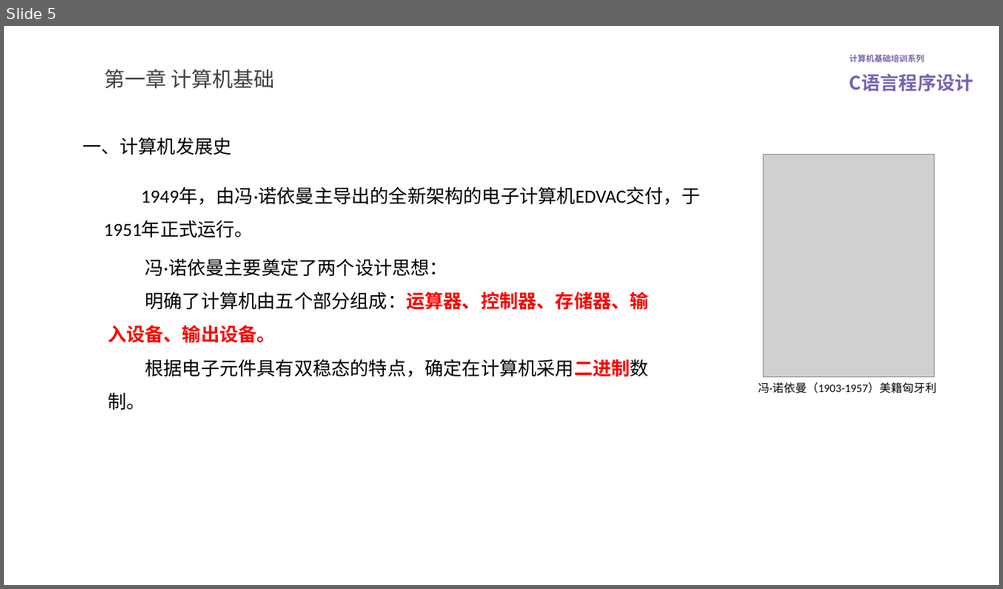
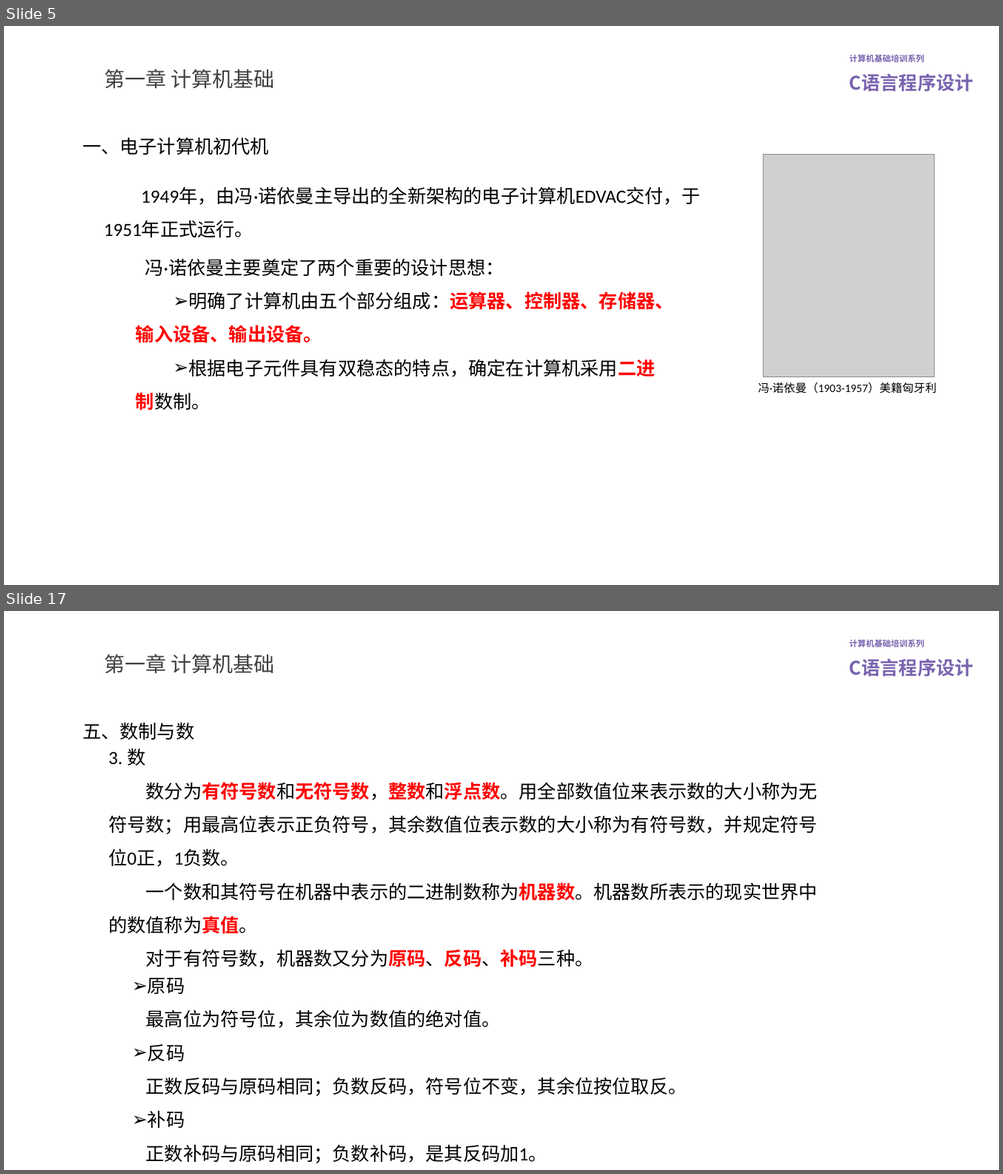
Before and after one commit to lovegce/training-courseware, a slide deck: C语言程序设计.pptx. Shown one above the other, each under a label of ours: slide 5 before the commit, slides 5 and 17 after it; the slides between them are not shown. The pictures are 1003x589 and 1003x1174 pixels, drawn with LibreOffice and Linux fonts; fonts in the diff are those of the drawing; grey boxes stand for pictures; background and template pictures are left out. Boxes give left, top, right and bottom in pixels: in the first picture for what was removed or moved away, otherwise in the second. Text is boxed around its words. In the diff, an @@ line names an element or a change of style, - is before the commit and + after.

Commit message:
添加计算机语言发展、计算机组成、性能指标、数制及运算

```diff
--- a/C语言程序设计.pptx
+++ b/C语言程序设计.pptx
@@ slide 17 added at (4,611,999,1170), background #FFFFFF; not listed: 2 template elements that a slide beside it also shows @@
@@ title added at (104,654,274,674), 20 pt, text #404040 @@
+第一章 计算机基础
@@ text added at (82,722,194,740), 18 pt, text #000000 @@
+五、数制与数
@@ text added at (108,748,817,968), 18 pt, text #000000 @@
+3. 数
+数分为有符号数和无符号数，整数和浮点数。用全部数值位来表示数的大小称为无符号数；用最高位表示正负符号，其余数值位表示数的大小称为有符号数，并规定符号位0正，1负数。
+一个数和其符号在机器中表示的二进制数称为机器数。机器数所表示的现实世界中的数值称为真值。
+对于有符号数，机器数又分为原码、反码、补码三种。
@@ text added at (146,978,687,1164), 18 pt, text #000000 @@
+➢ 原码
+最高位为符号位，其余位为数值的绝对值。
+➢ 反码
+正数反码与原码相同；负数反码，符号位不变，其余位按位取反。
+➢ 补码
+正数补码与原码相同；负数补码，是其反码加1。
@@ slide 5 changed as well @@
@@ text at (82,137,269,155): text changed @@
-一、计算机发展史
+一、电子计算机初代机
@@ text at (145,258,504,276): text changed @@
-冯·诺依曼主要奠定了两个设计思想：
+冯·诺依曼主要奠定了两个重要的设计思想：
@@ text at (136,292,673,411): bullet none to ➢ @@
```
Also in this commit, not shown: 3 other slides changed, 12 other slides added, 4 other files.
